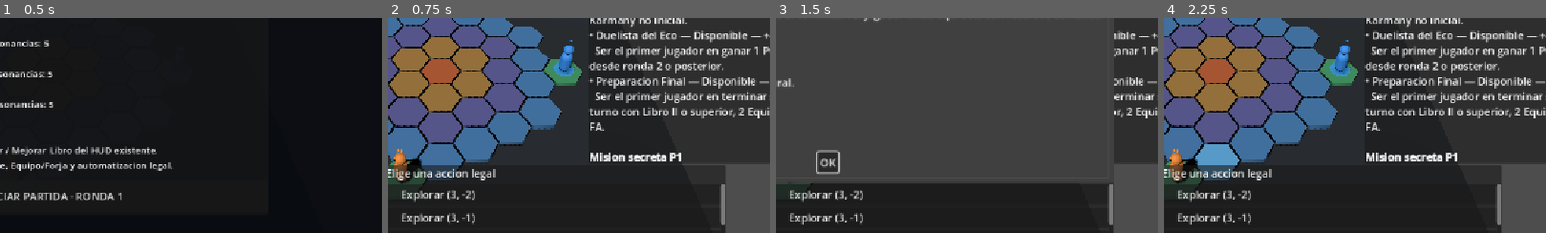
Above: before the commit, frames 1-4 (left to right).
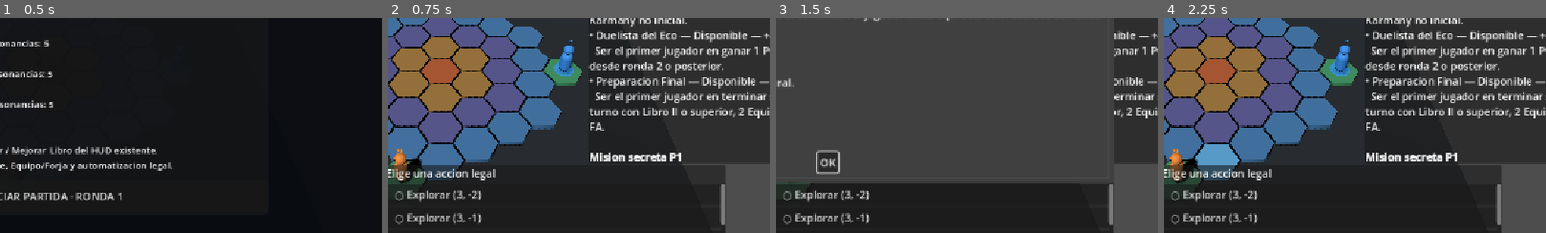
Above: after the commit, the same moments.

Repository: axenoban/Karmany-monsta
Game: Godot game, scene res://scenes/ui/phase_46_alpha_hud_prototype.tscn
Two runs of this game, one before a commit and one after it. Both use one fixed random seed, a clock stepped at 60 frames per second and the inputs below. This scene is started directly instead of the project's main scene.
Inputs:
- Up to frame 1 (0.5 s): no input
- Up to frame 2 (0.75 s): click "INICIAR PARTIDA · RONDA 1" at 0.5 s
- Up to frame 3 (1.5 s): click "Ver loseta" at 1.25 s
- Up to frame 4 (2.25 s): click "OK" at 2 s
The pictures show only the part of the screen within x 43-93%, y 37-87%; the shares and areas given below are measured in that part.

Frame 1 is identical in both runs. In frame 2, 1.1% of the frame differs, in the area x 2-25%, y 80-97%; in frame 3, 1.1%; in frame 4, 1.1%.

Commit message:
fix(f46): show explicit selection state in human choices

Diff:
--- a/scripts/ui/phase_46_presentation_safe_controller.gd
+++ b/scripts/ui/phase_46_presentation_safe_controller.gd
@@ -106,6 +106,54 @@
 	objective_label.text += "\n\n[b]Marcador publico[/b]\n%s" % " · ".join(score_parts)
 
 
+func _update_choice_controls() -> void:
+	super._update_choice_controls()
+	_apply_choice_selection_feedback()
+
+
+func _apply_choice_selection_feedback() -> void:
+	if choice_options == null or _choice_data.is_empty():
+		return
+	var buttons := choice_options.get_children()
+	var button_index: int = 0
+	var repeated: bool = bool(_choice_data.get("allow_repeated_options", false))
+	for row_value in _choice_data.get("options", []):
+		if not (row_value is Dictionary):
+			continue
+		var row: Dictionary = row_value
+		var option_id := StringName(row.get("option_id", ""))
+		if option_id == &"":
+			continue
+		if button_index >= buttons.size():
+			break
+		var button := buttons[button_index] as Button
+		button_index += 1
+		if button == null:
+			continue
+		var base_label := String(row.get("label", String(option_id)))
+		var selected_count: int = _selected_option_ids.count(option_id)
+		if repeated:
+			button.text = "[%d] %s" % [selected_count, base_label]
+		else:
+			button.text = "%s %s" % ["✓" if selected_count > 0 else "○", base_label]
+
+	if replacement_options == null:
+		return
+	var replacement_ids: Array = _choice_data.get("replacement_equipment_ids", [])
+	if replacement_ids.is_empty():
+		return
+	var replacement_buttons := replacement_options.get_children()
+	for index in range(replacement_ids.size()):
+		var child_index: int = index + 1
+		if child_index >= replacement_buttons.size():
+			break
+		var button := replacement_buttons[child_index] as Button
+		if button == null:
+			continue
+		var equipment_id := StringName(replacement_ids[index])
+		button.text = "%s %s" % ["✓" if equipment_id == _replacement_equipment_id else "○", String(equipment_id)]
+
+
 func _on_inspect_tile() -> void:
 	if phase_38 == null or phase_38.full_session == null:
 		return
